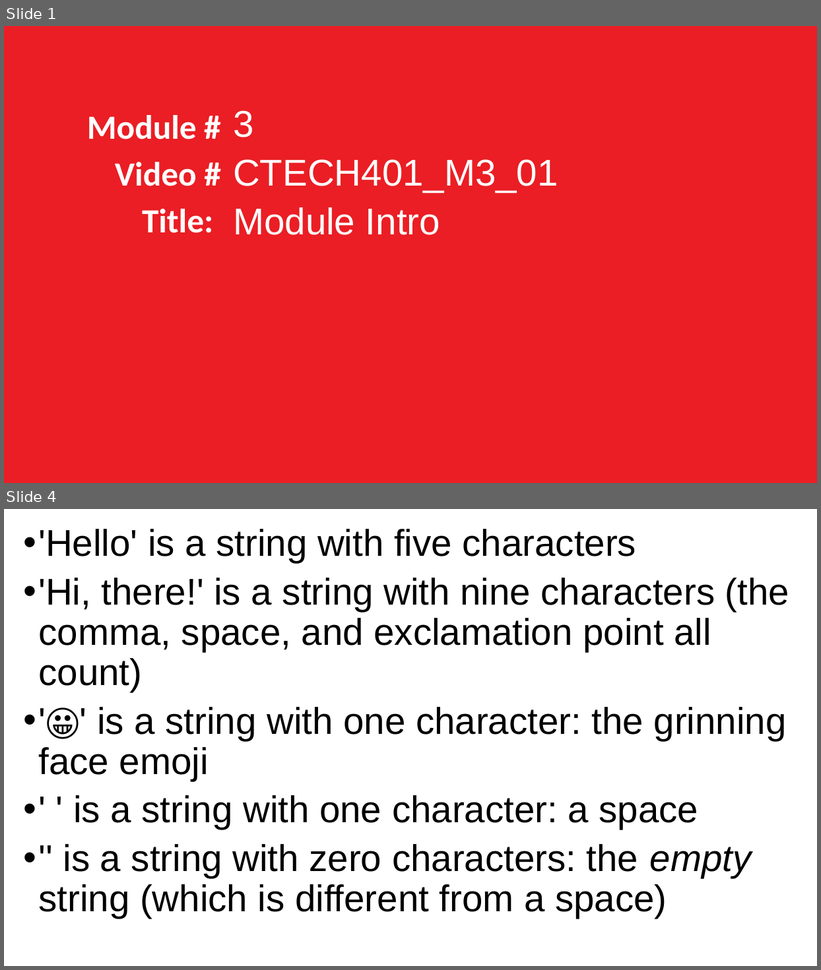
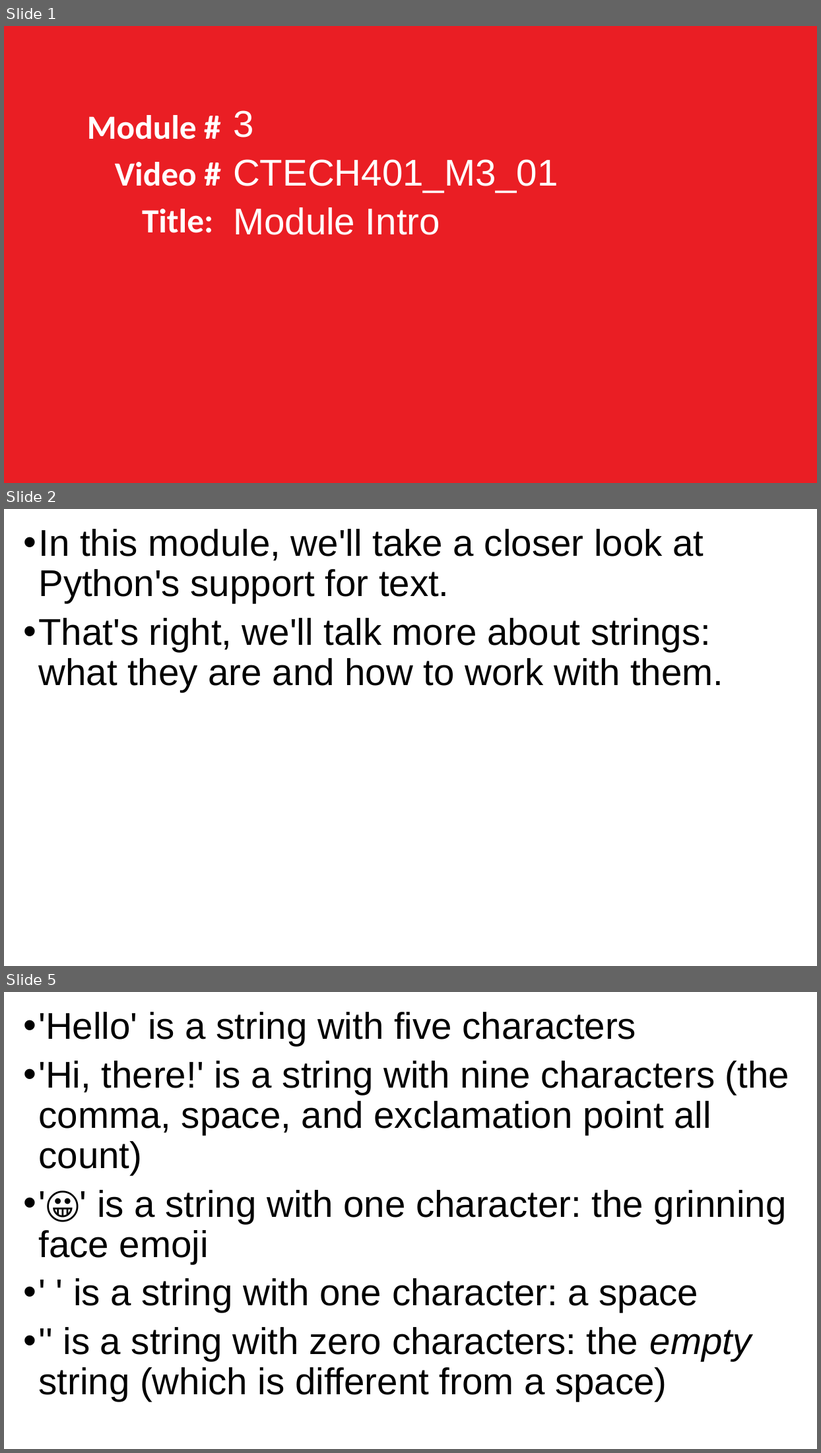
Before and after one commit to grimmelm/ctech404, a slide deck: ctech401/module_3/CTECH401 Module 3 - Strings.pptx. Shown one above the other, each under a label of ours: slides 1 and 4 before the commit, slides 1, 2 and 5 after it; the slides between them are not shown. The pictures are 821x970 and 821x1453 pixels, drawn with LibreOffice and Linux fonts; fonts in the diff are those of the drawing. Boxes give left, top, right and bottom in pixels: in the first picture for what was removed or moved away, otherwise in the second. Text is boxed around its words. In the diff, an @@ line names an element or a change of style, - is before the commit and + after.

Commit message:
CTECH401 Module 3 tweaks

```diff
--- a/ctech401/module_3/CTECH401 Module 3 - Strings.pptx
+++ b/ctech401/module_3/CTECH401 Module 3 - Strings.pptx
@@ slide 2 added at <box>4,509,817,966</box>, background #FFFFFF @@
@@ text added at <box>38,529,723,692</box>, 44 pt, text #000000 @@
+• In this module, we'll take a closer look at Python's support for text.
+• That's right, we'll talk more about strings: what they are and how to work with them.
@@ what was slide 4 is now slide 5 @@
```
Also in this commit, not shown: 7 slides changed, 1 other slide added, 1 other file.
